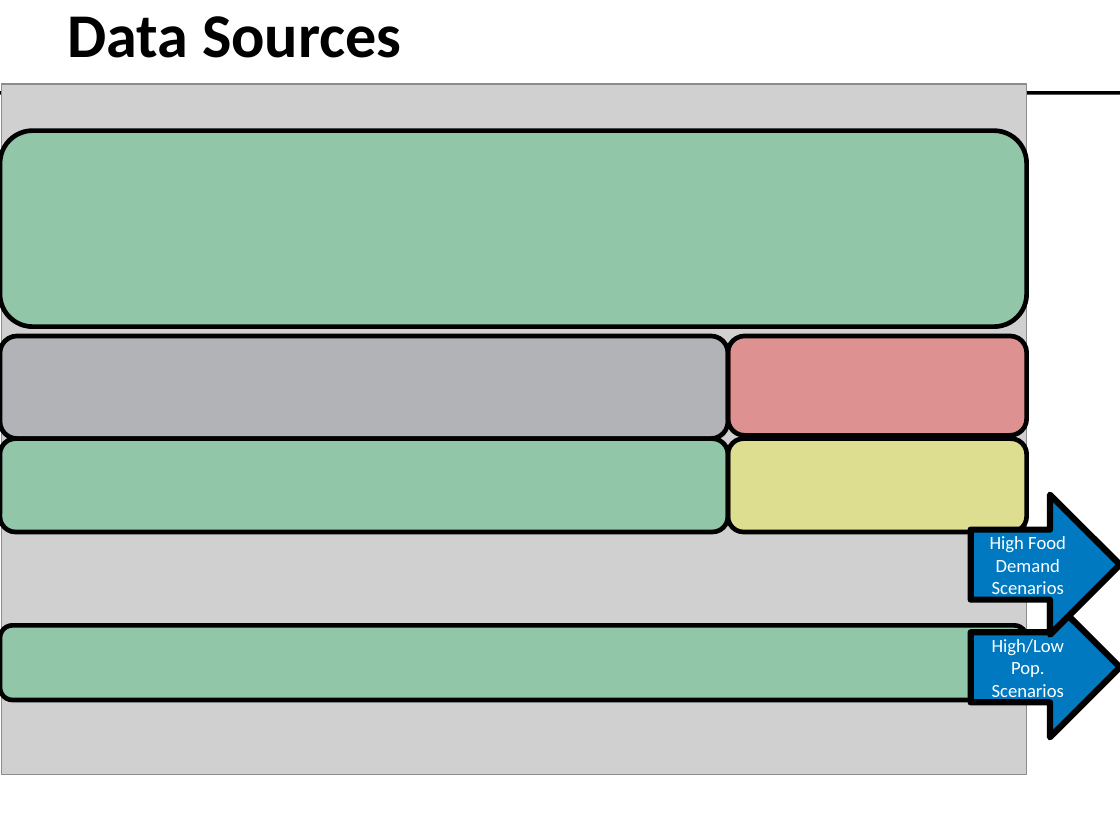
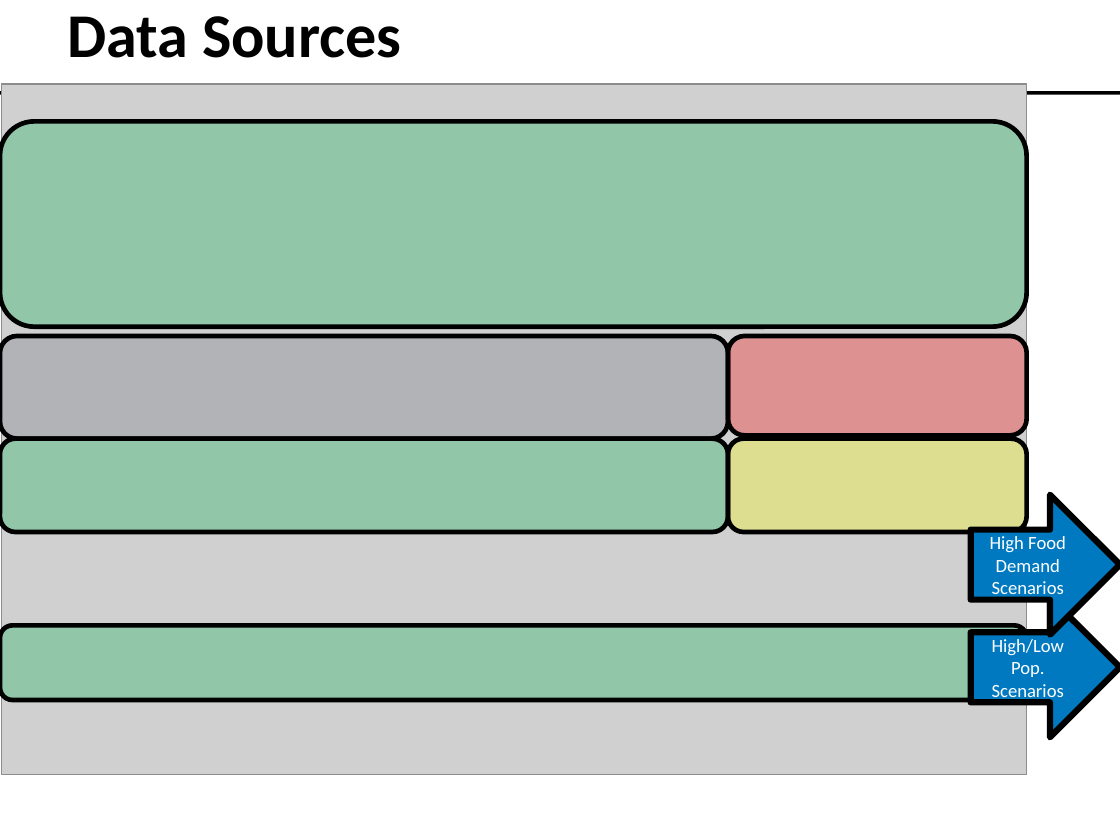
Before and after one commit to NREL/bioluc, a slide deck: slide 3 of documents/ORNL Workshop - Overview of BioLUC Data.pptx. Drawn at 1120x840 pixels with LibreOffice and Linux fonts; fonts in the diff are those of the drawing; grey boxes stand for pictures; background and template pictures are left out. Boxes give left, top, right and bottom in pixels: in the first picture for what was removed or moved away, otherwise in the second. Text is boxed around its words. In the diff, an @@ line names an element or a change of style, - is before the commit and + after.

```diff
--- a/documents/ORNL Workshop - Overview of BioLUC Data.pptx
+++ b/documents/ORNL Workshop - Overview of BioLUC Data.pptx
@@ rounded rectangle: place and size @@
-rounded rectangle at box(0, 131, 1027, 327)
+rounded rectangle at box(0, 121, 1027, 326)
```
Also in this commit, not shown: 4 other slides changed, 3 other files.
